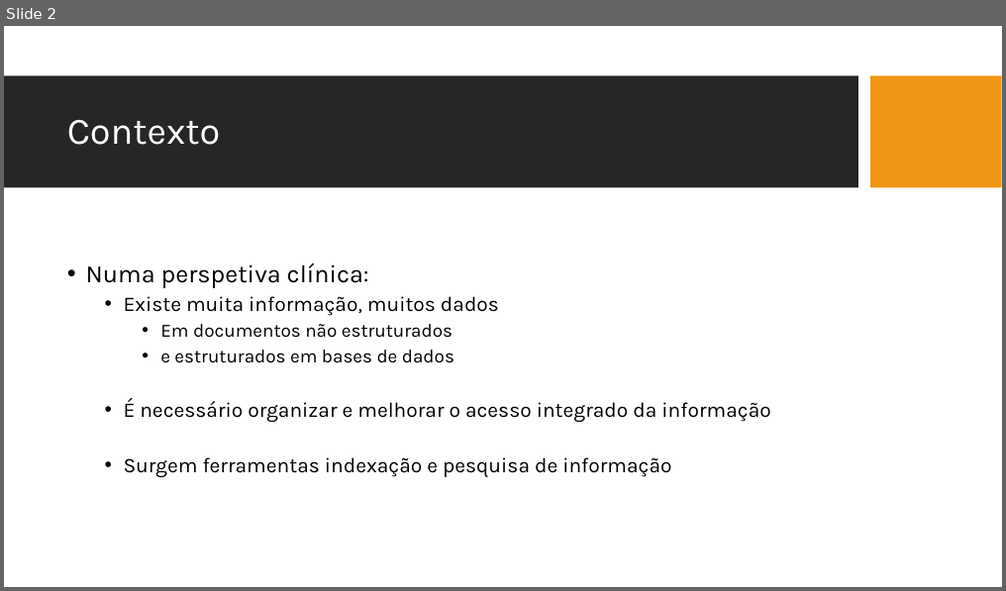
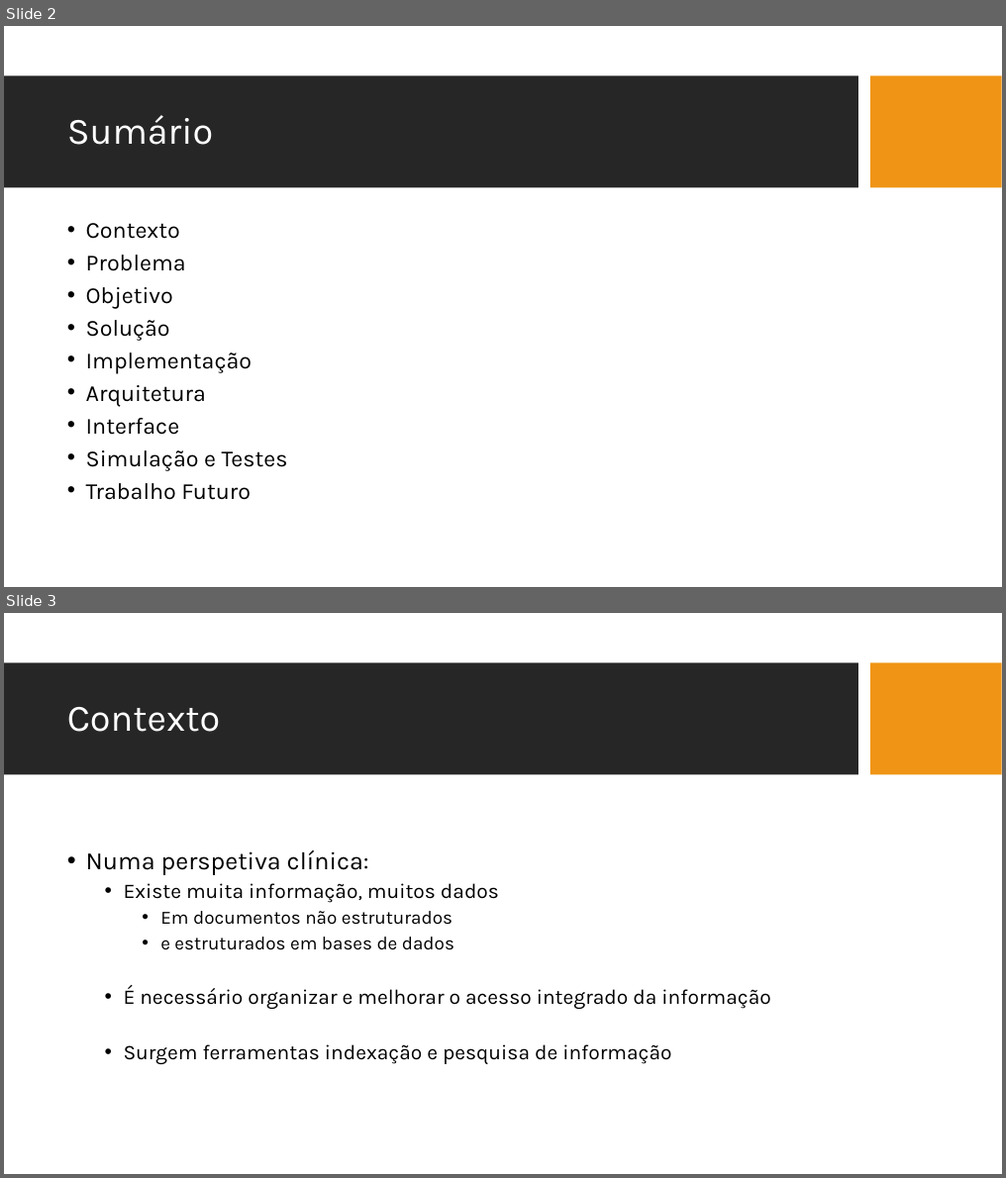
Before and after one commit to JDSBCC/Indexacao-de-Documentos-Clinicos, a slide deck: Dissertacao/4. Defesa da dissertação.pptx. Shown one above the other, each under a label of ours: slide 2 before the commit, slides 2 and 3 after it. The pictures are 1006x591 and 1006x1178 pixels, drawn with LibreOffice and Linux fonts; fonts in the diff are those of the drawing; background and template pictures are left out. Boxes give left, top, right and bottom in pixels: in the first picture for what was removed or moved away, otherwise in the second. Text is boxed around its words. In the diff, an @@ line names an element or a change of style, - is before the commit and + after.

```diff
--- a/Dissertacao/4. Defesa da dissertação.pptx
+++ b/Dissertacao/4. Defesa da dissertação.pptx
@@ slide 2 added at <box>4,26,1002,587</box>, background picture (left out); not listed: 2 template elements that a slide beside it also shows @@
@@ title added at <box>67,115,213,145</box>, 36 pt, text #FFFFFF @@
+Sumário
@@ text added at <box>86,223,288,500</box>, 22.2 pt, text #000000 @@
+• Contexto
+• Problema
+• Objetivo
+• Solução
+• Implementação
+• Arquitetura
+• Interface
+• Simulação e Testes
+• Trabalho Futuro
@@ what was slide 2 is now slide 3 @@
```
Also in this commit, not shown: 15 slides changed, 3 other slides added, 3 slides removed, 7 other files.
